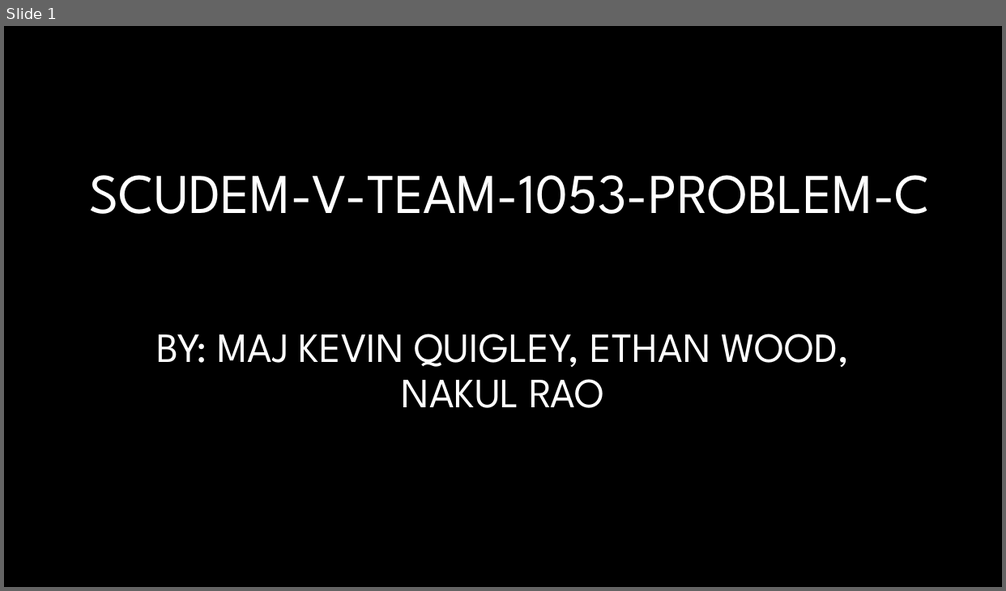
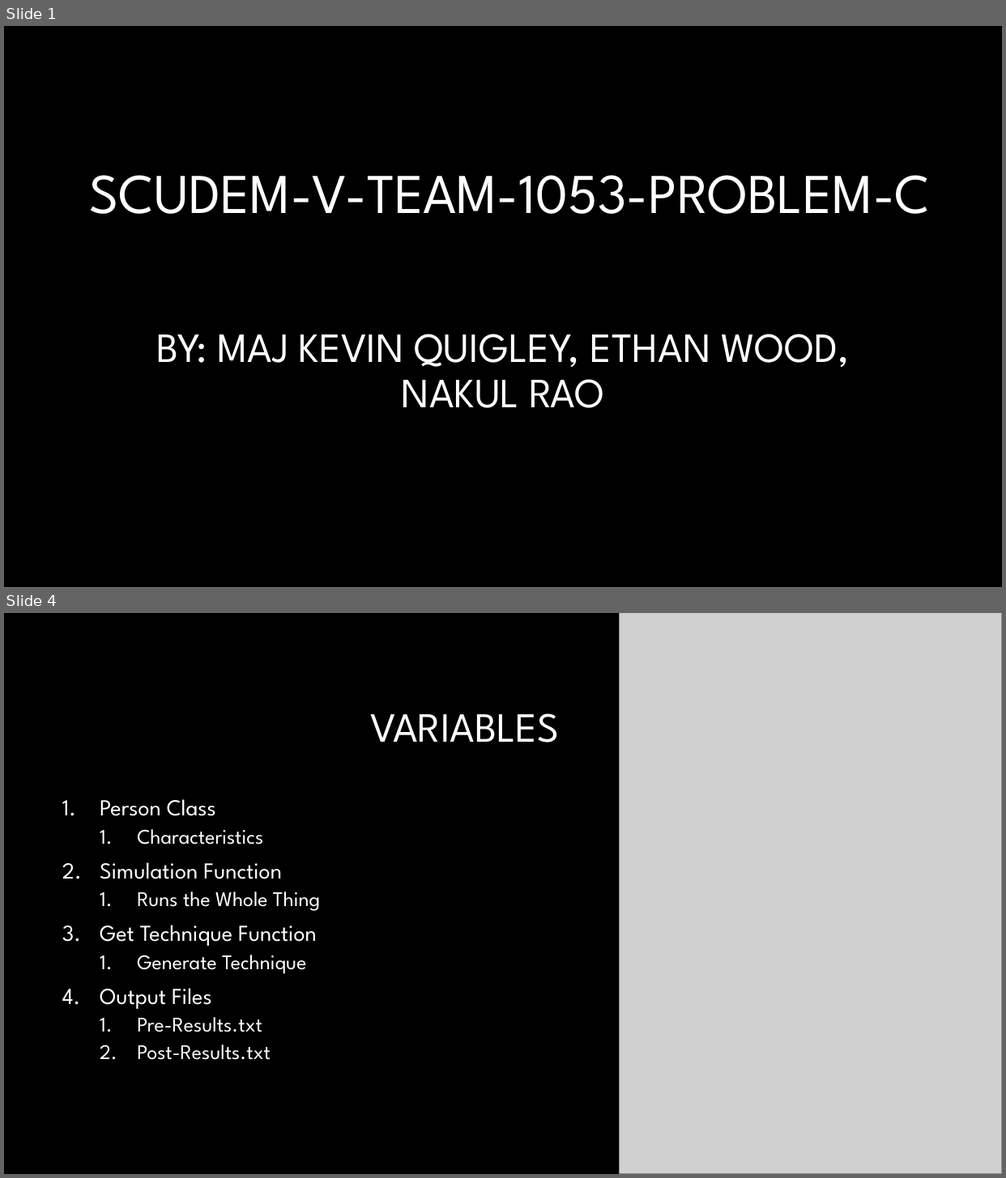
Before and after one commit to Nakul-27/SCUDEM-Populations, a slide deck: SCUDEM Presentation.pptx. Shown one above the other, each under a label of ours: slide 1 before the commit, slides 1 and 4 after it; the slides between them are not shown. The pictures are 1006x591 and 1006x1178 pixels, drawn with LibreOffice and Linux fonts; fonts in the diff are those of the drawing; grey boxes stand for pictures; background and template pictures are left out. Boxes give left, top, right and bottom in pixels: in the first picture for what was removed or moved away, otherwise in the second. Text is boxed around its words. In the diff, an @@ line names an element or a change of style, - is before the commit and + after.

```diff
--- a/SCUDEM Presentation.pptx
+++ b/SCUDEM Presentation.pptx
@@ slide 4 added at [4,613,1002,1174], background #000000 @@
@@ picture added at [620,613,1002,1174] @@
@@ title added at [371,713,560,743], 40 pt, text #FFFFFF @@
+VARIABLES
@@ text added at [100,799,320,1060], 20 pt, text #FFFFFF @@
+1. Person Class
+  1. Characteristics
+2. Simulation Function
+  1. Runs the Whole Thing
+3. Get Technique Function
+  1. Generate Technique
+4. Output Files
+  1. Pre-Results.txt
+  2. Post-Results.txt
```
Also in this commit, not shown: 3 other slides added, 1 other file.
